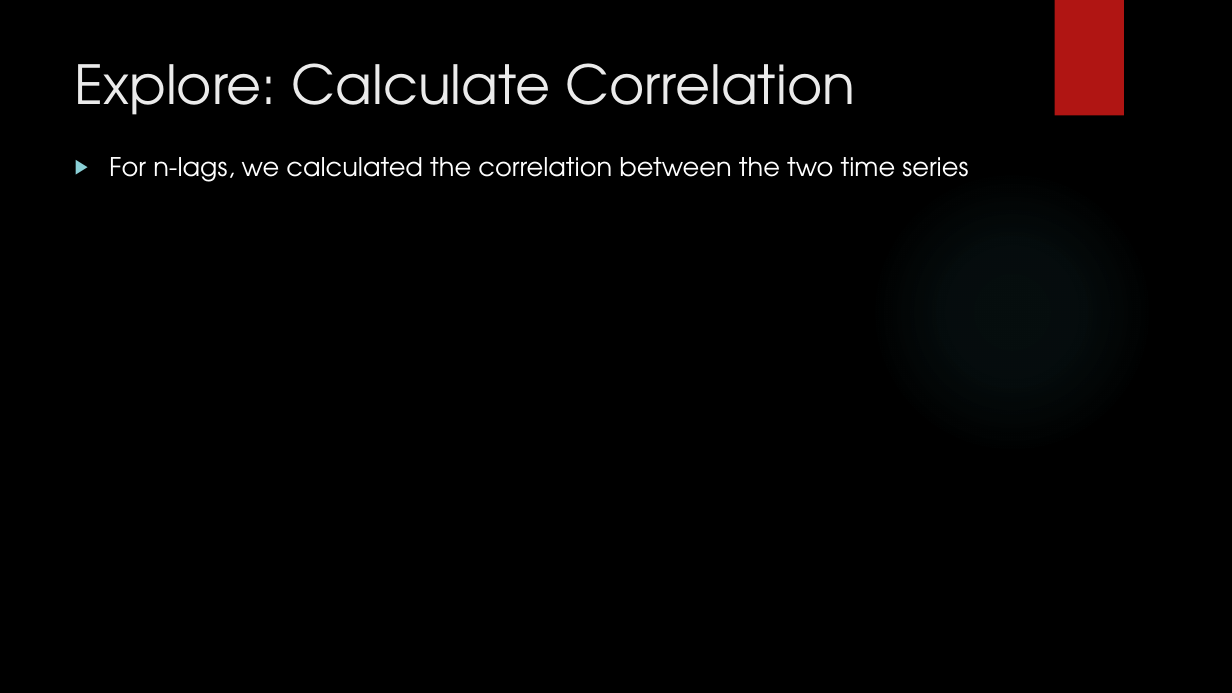
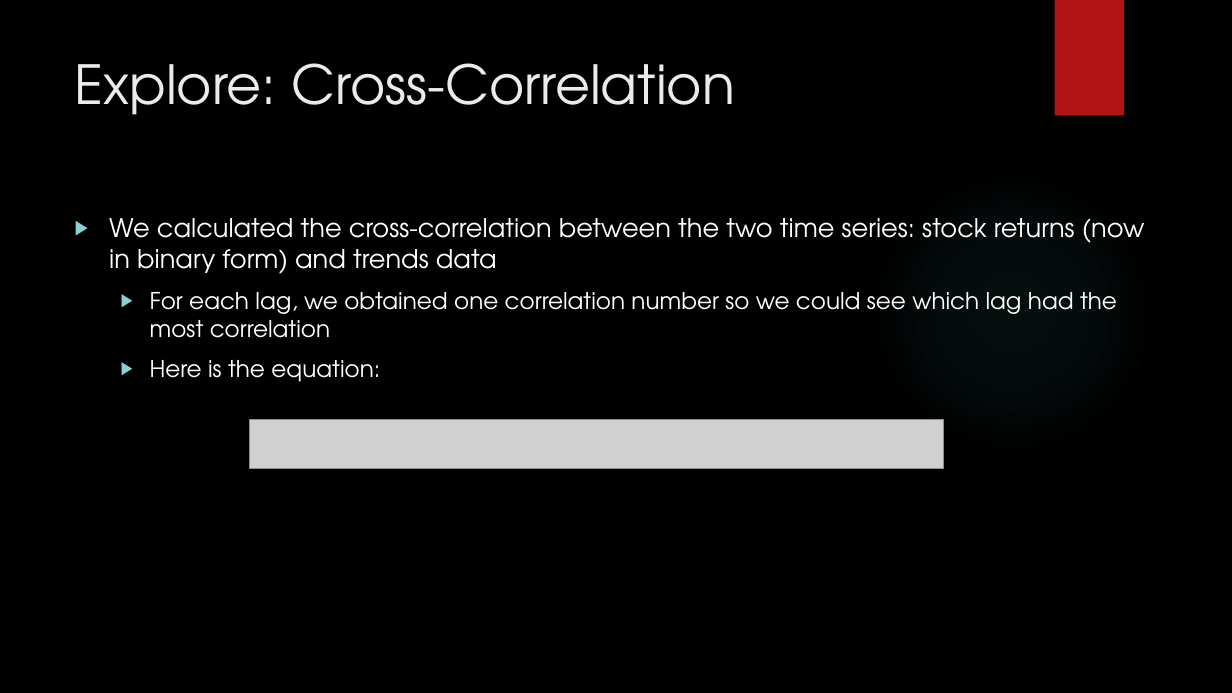
Before and after one commit to matthewebates/financial_data_analysis, a slide deck: slide 8 of Financial Data Analysis.pptx (slide 9 before the commit). Drawn at 1232x693 pixels with LibreOffice and Linux fonts; fonts in the diff are those of the drawing; grey boxes stand for pictures; background and template pictures are left out. Boxes give left, top, right and bottom in pixels: in the first picture for what was removed or moved away, otherwise in the second. Text is boxed around its words. In the diff, an @@ line names an element or a change of style, - is before the commit and + after.

Commit message:
ppt updates

```diff
--- a/Financial Data Analysis.pptx
+++ b/Financial Data Analysis.pptx
@@ title at (75,63,735,115): text changed @@
-Explore: Calculate Correlation
+Explore: Cross-Correlation
@@ text at (109,218,1145,382): text changed; size 20 to 18 pt @@
-▶ For n-lags, we calculated the correlation between the two time series
+▶ We calculated the cross-correlation between the two time series: stock returns (now in binary form) and trends data
+  ▶ For each lag, we obtained one correlation number so we could see which lag had the most correlation
+  ▶ Here is the equation:
@@ picture added at (250,420,944,469) @@
```
Also in this commit, not shown: 5 other slides changed, 3 slides added, 1 slide removed.
